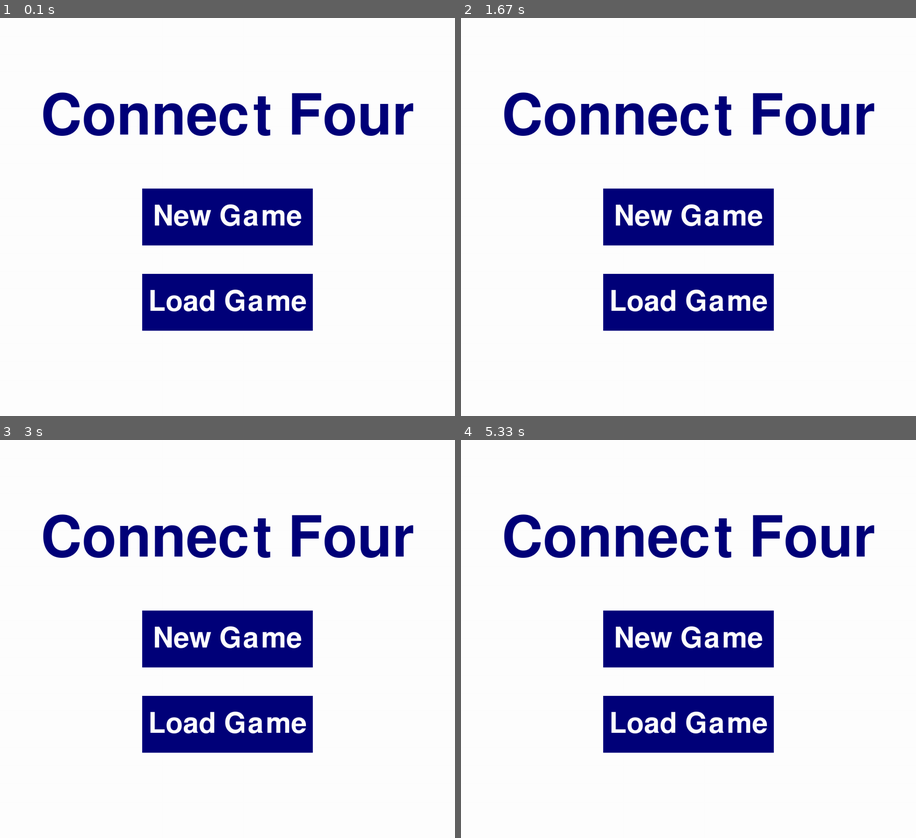
Above: before the commit, frames 1-4 (two rows, left to right).
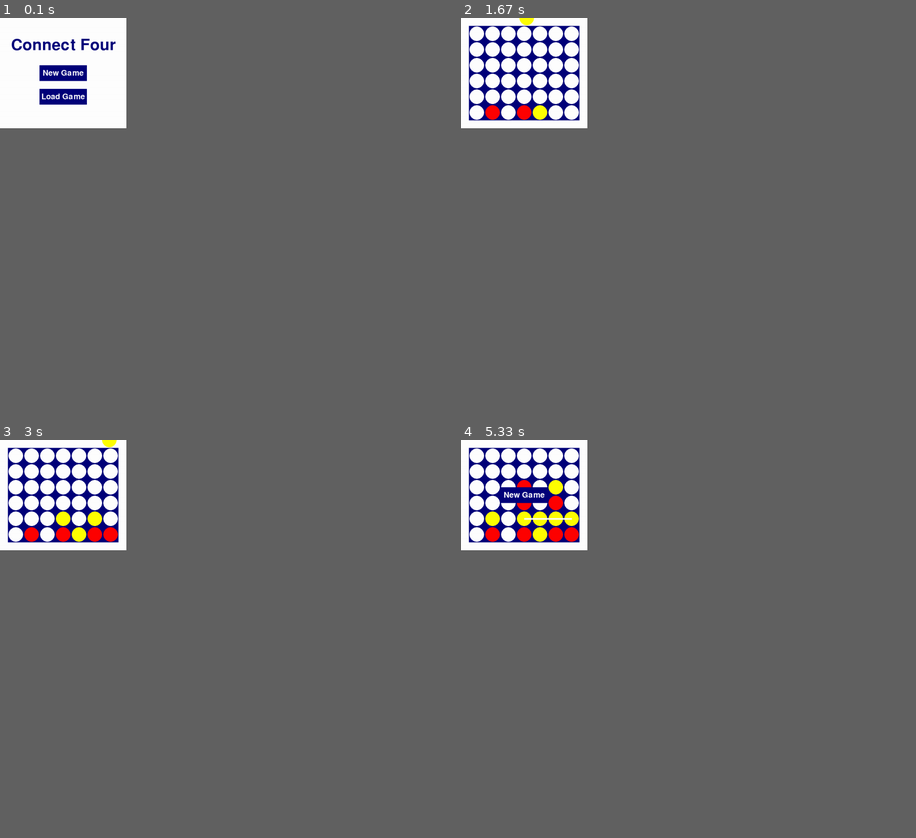
Above: after the commit, the same moments.

Repository: evfinkn/connect-four
Game: pygame game, started from ConnectFour.py
The game is run twice, just before and just after one commit, with the same random seed, the same clock (stepped at 60 frames per second) and the same inputs.
Inputs (mouse positions are in pixels of both pictures, inside the frame that each line leads up to):
- Up to frame 1 (0.1 s): no input
- Up to frame 2 (1.67 s): click (524, 73) at 0.38 s; click (492, 73) at 0.72 s; click (542, 33) at 1.05 s; click (524, 33) at 1.38 s
- Up to frame 3 (3 s): click (63, 507) at 1.72 s; click (95, 511) at 2.05 s; click (95, 483) at 2.38 s; click (109, 487) at 2.72 s
- Up to frame 4 (5.33 s): click (570, 515) at 3.05 s; click (529, 491) at 3.38 s; click (497, 475) at 3.72 s; click (556, 507) at 4.05 s; click (552, 479) at 4.42 s; click (529, 527) at 4.88 s; click (547, 531) at 5.22 s
In our replay, the window is 900x787 before the commit and 250x218 after it. These sizes can differ from the game's own. Grey fills any space a smaller window leaves; there, only what the larger window draws over its background counts as a difference.

The runs differ from the first frame. In frame 1, 14% of the frame differs, in the area x 2-91%, y 5-79%; in frame 2, 15%; in frame 3, 16%; in frame 4, 16%, in the area x 1-91%, y 1-79%.

Commit message:
Change screensize

Diff:
--- a/ConnectFour.py
+++ b/ConnectFour.py
@@ -6,7 +6,7 @@
 random.seed()
 
 # Create the variables for the size of the grid, extra space on sides, and screen
-slotSize = 180
+slotSize = 50
 width = slotSize * 7
 extraSpace = slotSize // 2
 height = slotSize * 6
